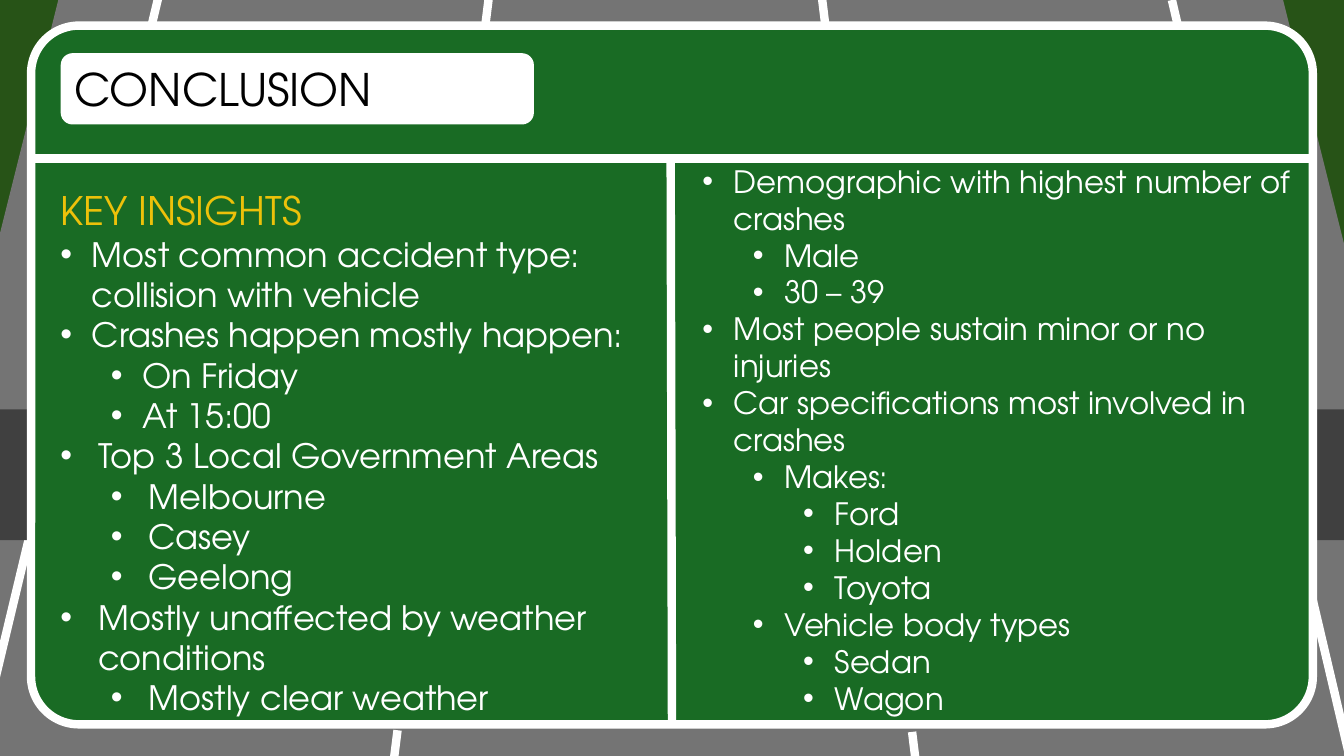
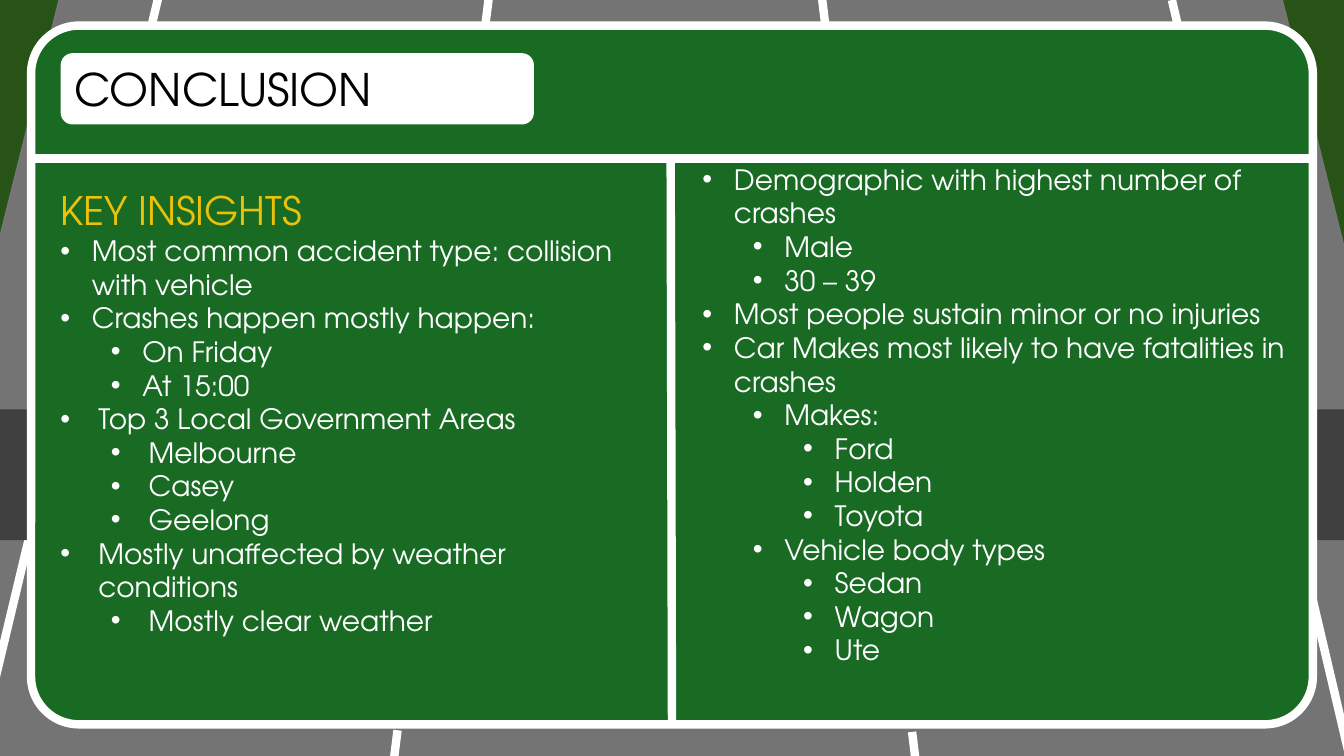
Before and after one commit to RealFakeDoor/Victoria_Road_Crash_Analysis, a slide deck: slide 8 of Presentation/car_crash_slide.pptx (slide 7 before the commit). Drawn at 1344x756 pixels with LibreOffice and Linux fonts; fonts in the diff are those of the drawing. Boxes give left, top, right and bottom in pixels: in the first picture for what was removed or moved away, otherwise in the second. Text is boxed around its words. In the diff, an @@ line names an element or a change of style, - is before the commit and + after.

```diff
--- a/Presentation/car_crash_slide.pptx
+++ b/Presentation/car_crash_slide.pptx
@@ text at [734,160,1261,640]: size 22 to 20 pt in "Demographic with highest number of crashes", "Male", "30 – 39", "Most people sustain minor or no injuries" and 7 more places @@
@@ text at [92,240,612,637]: size 24 to 20 pt @@
@@ text at [734,328,1285,405]: text changed; size 22 to 20 pt @@
-• Car specifications most involved in crashes
+• Car Makes most likely to have fatalities in crashes
@@ text at [835,639,880,661]: paragraph added @@
+    • Ute
```
Also in this commit, not shown: 4 other slides changed, 1 slide added.
